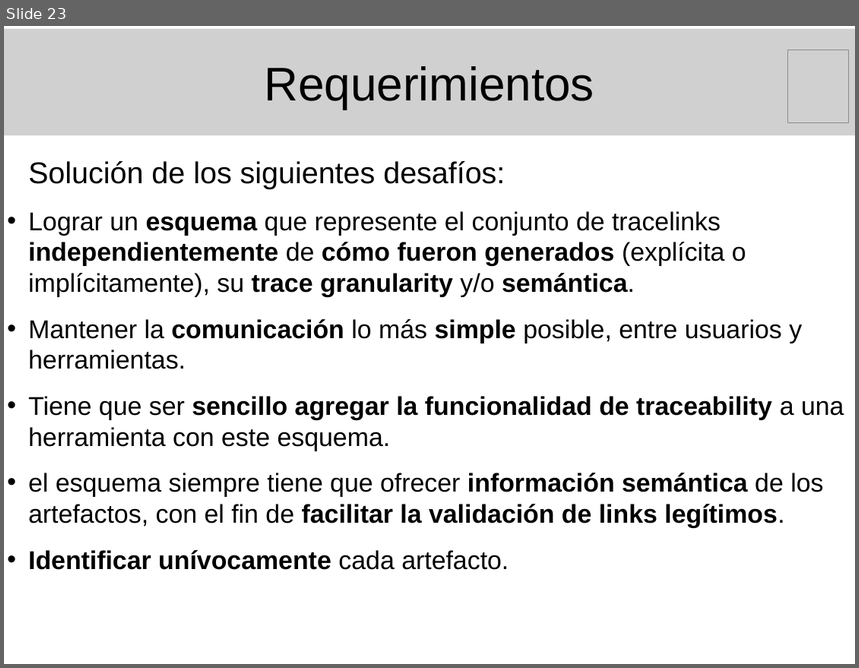
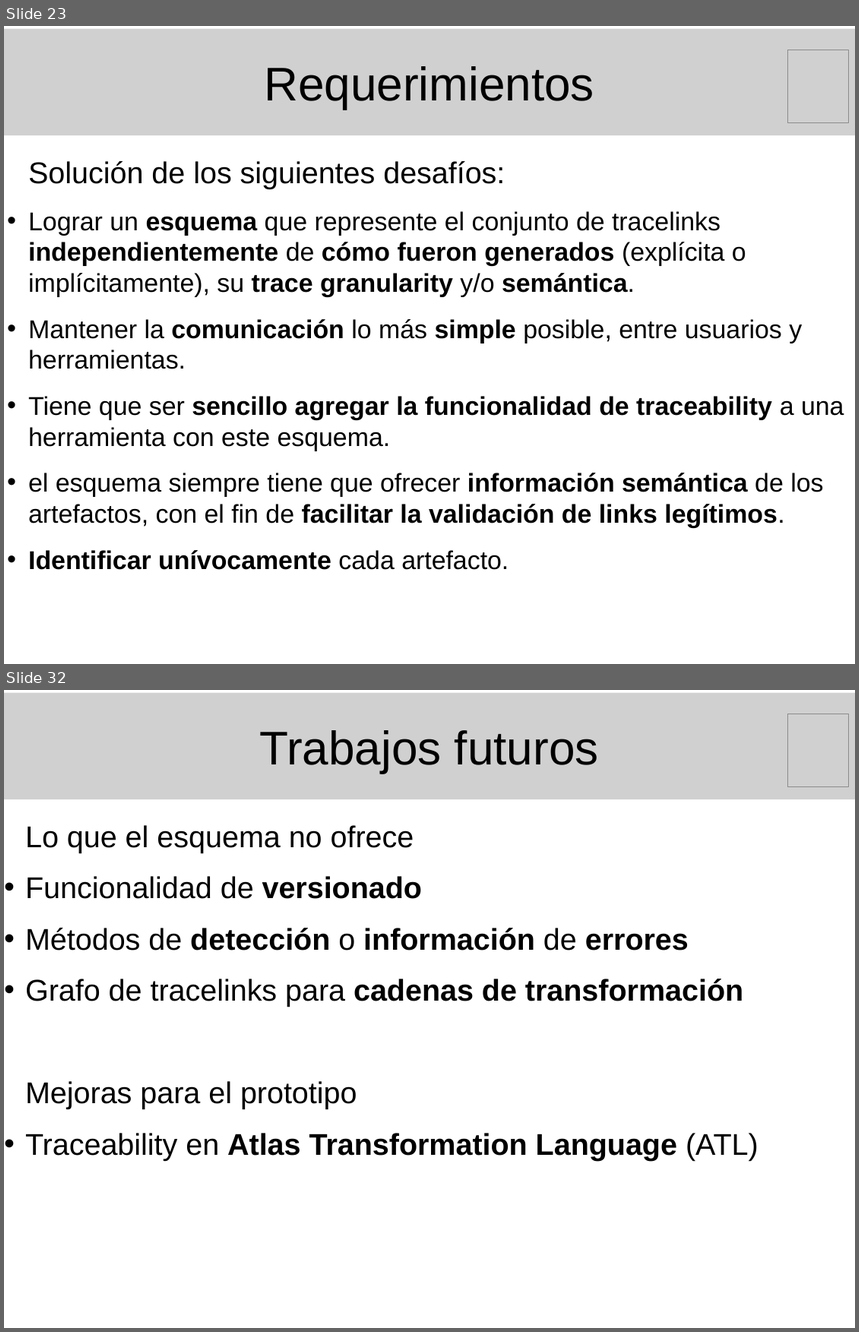
Before and after one commit to marianogili/TraceabilityEditor, a slide deck: Presentacion/PresentacionGili.odp. Shown one above the other, each under a label of ours: slide 23 before the commit, slides 23 and 32 after it; the slides between them are not shown. The pictures are 859x668 and 859x1332 pixels, drawn with LibreOffice and Linux fonts; fonts in the diff are those of the drawing; grey boxes stand for pictures. Boxes give left, top, right and bottom in pixels: in the first picture for what was removed or moved away, otherwise in the second. Text is boxed around its words. In the diff, an @@ line names an element or a change of style, - is before the commit and + after.

Commit message:
Presentación de la tesis:  - Manos a la obra      -> Esquema propuesto      -> Prototipo      -> Tecnologías usadas      -> Conclusión      -> Trabajos futuros

```diff
--- a/Presentacion/PresentacionGili.odp
+++ b/Presentacion/PresentacionGili.odp
@@ slide 32 added at box(4, 690, 855, 1328), background #FFFFFF @@
@@ picture added at box(4, 693, 855, 799), 44 pt, text #000000 @@
+Trabajos futuros
@@ picture added at box(789, 714, 850, 787) @@
@@ text added at box(25, 825, 759, 1160), 28 pt, text #000000 @@
+Lo que el esquema no ofrece
+• Funcionalidad de versionado
+• Métodos de detección o información de errores
+• Grafo de tracelinks para cadenas de transformación
+Mejoras para el prototipo
+• Traceability en Atlas Transformation Language (ATL)
```
Also in this commit, not shown: 10 other slides added.
